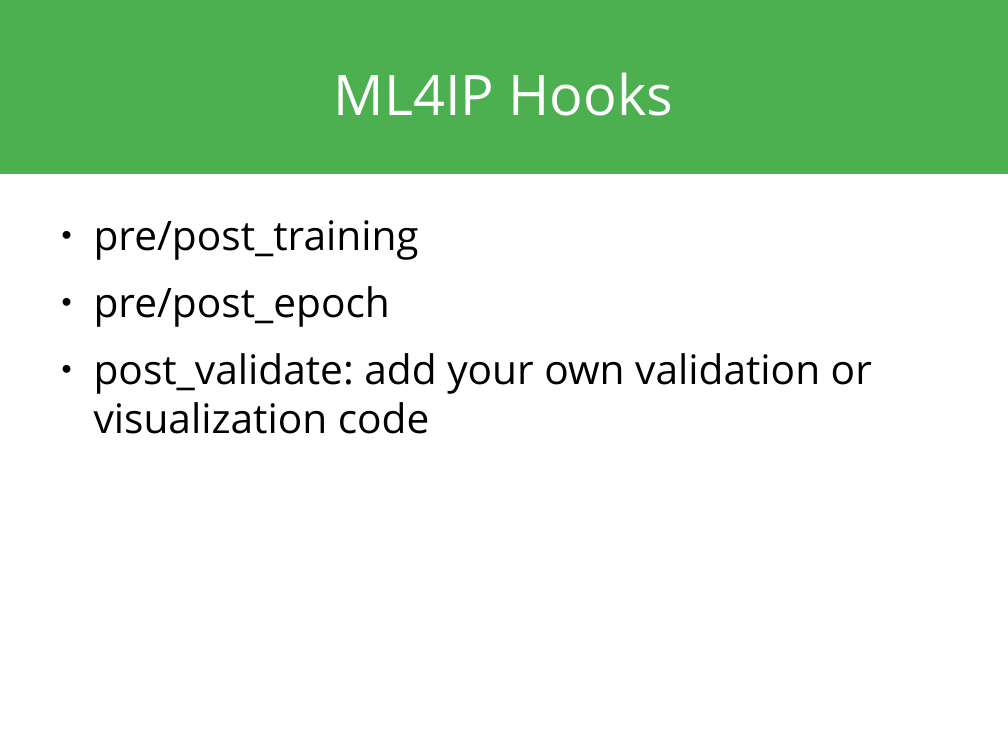
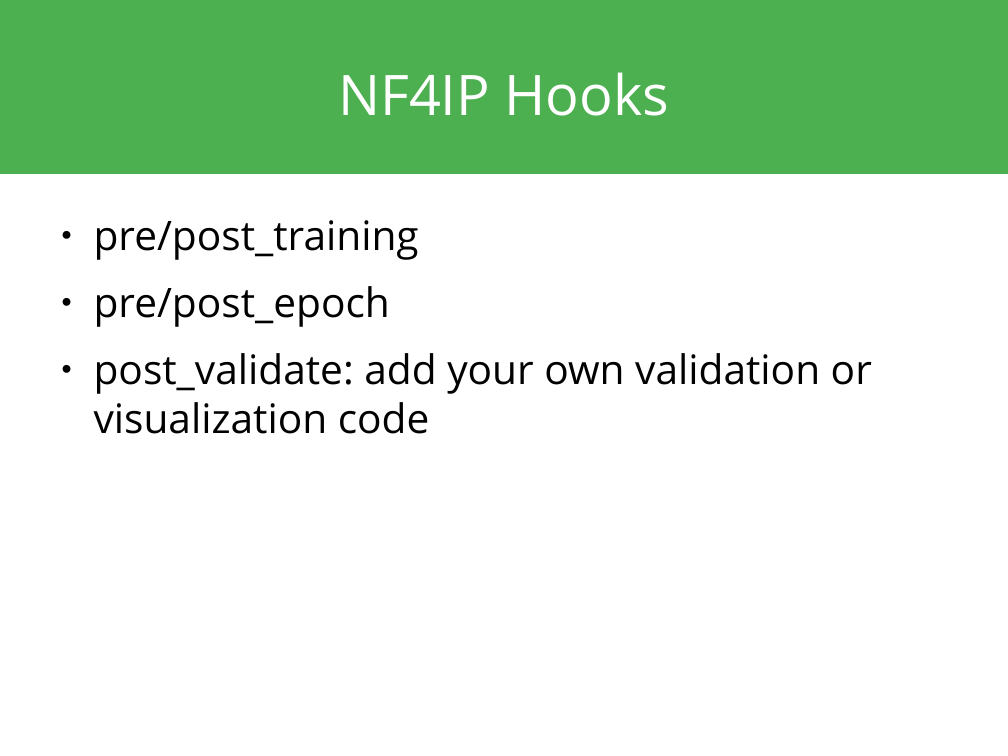
Before and after one commit to Photon-AI-Research/NF4IP, a slide deck: slide 19 of docs/presentation/nf4ip.odp. Drawn at 1008x756 pixels with LibreOffice and Linux fonts; fonts in the diff are those of the drawing. Boxes give left, top, right and bottom in pixels: in the first picture for what was removed or moved away, otherwise in the second. Text is boxed around its words. In the diff, an @@ line names an element or a change of style, - is before the commit and + after.

```diff
--- a/docs/presentation/nf4ip.odp
+++ b/docs/presentation/nf4ip.odp
@@ title at (338, 72, 670, 116): text changed @@
-ML4IP Hooks
+NF4IP Hooks
```
Also in this commit, not shown: 11 other slides changed, 1 other file.
